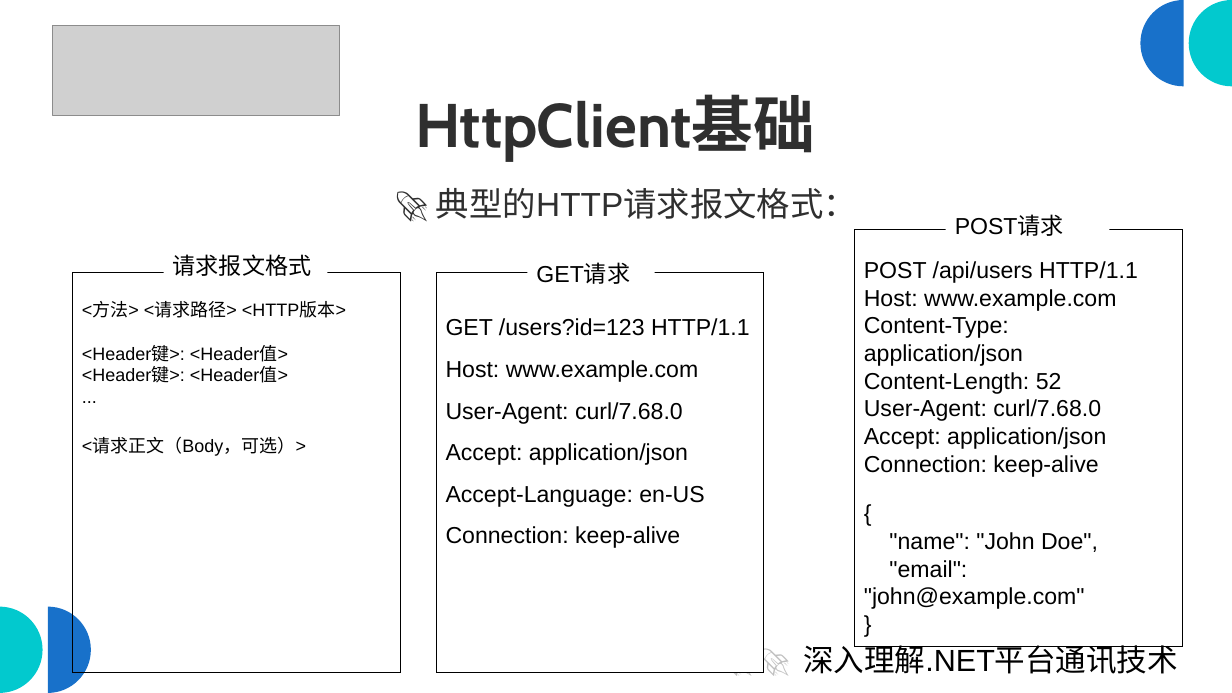
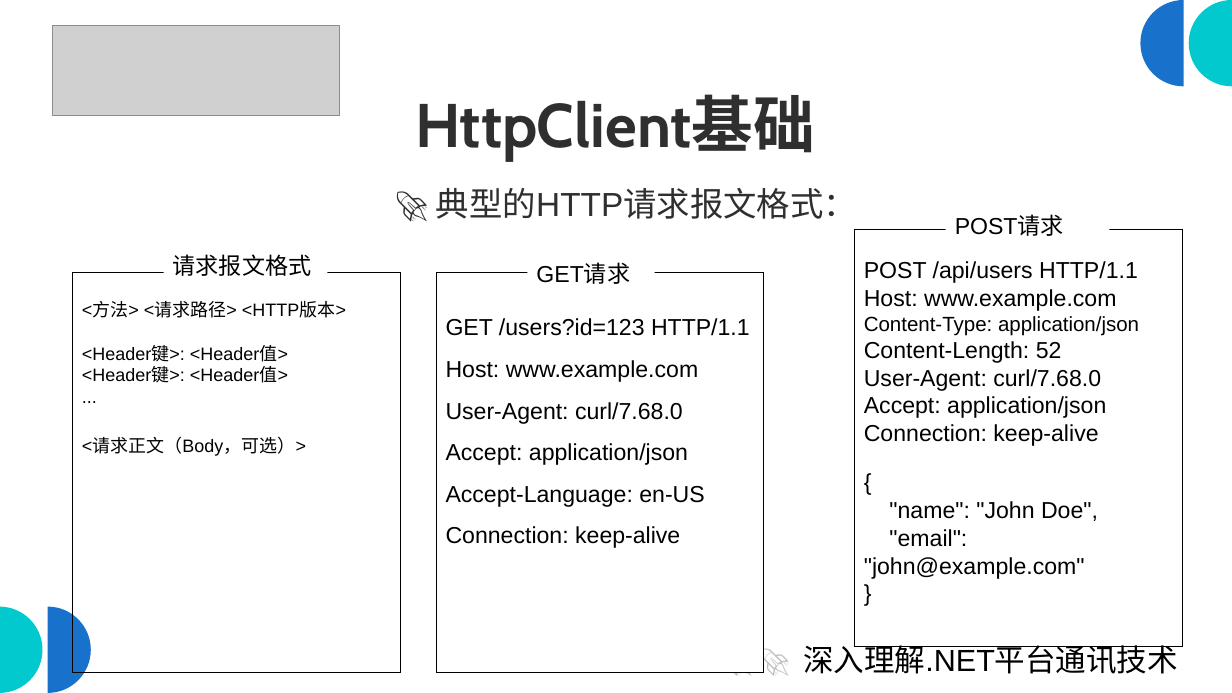
Before and after one commit to scottfly189/dotnet_net_course, a slide deck: slide 6 of src/1.HttpClientDemo/HttpClient_IHttpClientFactory_Polly.odp. Drawn at 1232x693 pixels with LibreOffice and Linux fonts; fonts in the diff are those of the drawing; grey boxes stand for pictures. Boxes give left, top, right and bottom in pixels: in the first picture for what was removed or moved away, otherwise in the second. Text is boxed around its words. In the diff, an @@ line names an element or a change of style, - is before the commit and + after.

```diff
--- a/src/1.HttpClientDemo/HttpClient_IHttpClientFactory_Polly.odp
+++ b/src/1.HttpClientDemo/HttpClient_IHttpClientFactory_Polly.odp
@@ text in rectangle at [864,316,1139,336]: size 18 to 16 pt in "Content-Type: application/json" @@
```
Also in this commit, not shown: 15 other slides changed, 1 slide added, 1 slide removed, 18 other files.
